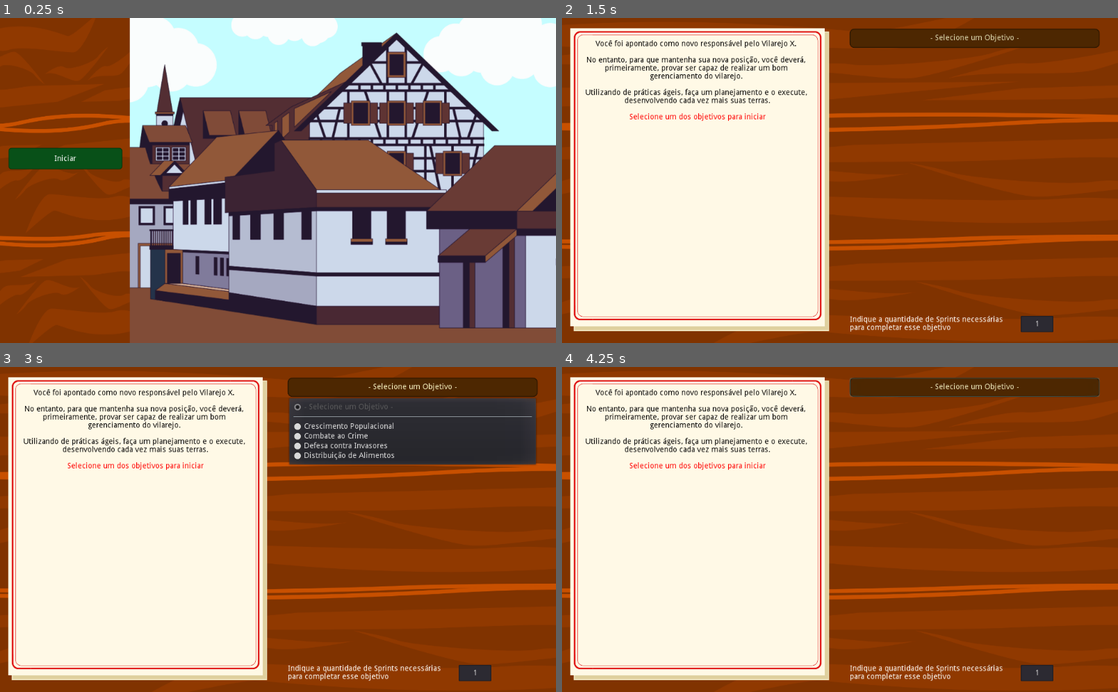
Above: before the commit, frames 1-4 (two rows, left to right).
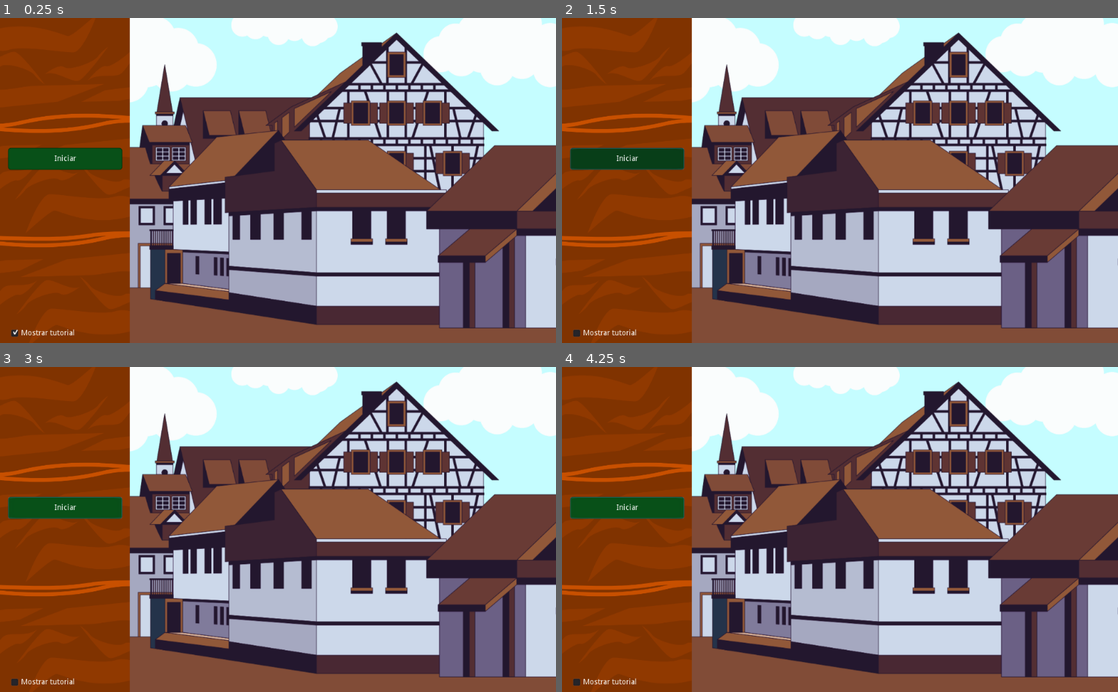
Above: after the commit, the same moments.

Repository: Gebp/TCC
Game: Godot game, scene res://Telas/1-MenuInicial.tscn
The game is run twice, just before and just after one commit, with the same random seed, the same clock (stepped at 60 frames per second) and the same inputs.
Inputs (mouse positions are in pixels of both pictures, inside the frame that each line leads up to):
- Up to frame 1 (0.25 s): no input
- Up to frame 2 (1.5 s): click (578, 333) at 0.5 s, where only the run after the commit has a clickable "Mostrar tutorial"; click "Iniciar" at 1.25 s
- Up to frame 3 (3 s): click (66, 506) at 2 s, where only the run after the commit has a clickable "Iniciar"; click (411, 386) at 2.75 s, where only the run before the commit has a clickable "- Selecione um Objetivo -"
- Up to frame 4 (4.25 s): click (973, 386) at 3.5 s, where only the run before the commit has a clickable "- Selecione um Objetivo -"

The runs differ from the first frame. In frame 1, 0.2% of the frame differs, in the area x 1-22%, y 39-99%; in frame 2, 95%, in the area x 0-100%, y 0-100%; in frame 3, 94%; in frame 4, 95%.

Commit message:
Tutorial p1

Diff:
--- a/Agile_Vilage/Scripts/Btn_scripts/btn_p1.gd
+++ /dev/null
@@ -1,4 +0,0 @@
-extends Control
-
-func _on_Iniciar_pressed():
-	get_tree().change_scene("res://Telas/2-SelecionarObjetivo.tscn")
--- a/Agile_Vilage/Scripts/Singleton/global_var.gd
+++ b/Agile_Vilage/Scripts/Singleton/global_var.gd
@@ -1,4 +1,7 @@
 extends Node2D
+
+# Validador do tutorial
+var tutorial = true
 
 # Contadores e validadores de tempo
 var qtd_sprint = 1
--- /dev/null
+++ b/Agile_Vilage/Scripts/home_page.gd
@@ -0,0 +1,10 @@
+extends Node2D
+
+func _on_CheckBox_pressed():
+	if GlobalVar.tutorial:
+		GlobalVar.tutorial = false
+	else:
+		GlobalVar.tutorial = true
+
+func _on_Iniciar_pressed():
+	get_tree().change_scene("res://Telas/2-SelecionarObjetivo.tscn")
--- a/Agile_Vilage/Scripts/menu_execucao.gd
+++ b/Agile_Vilage/Scripts/menu_execucao.gd
@@ -27,12 +27,12 @@
 	# Set valores iniciais e limites para materiais
 	$Materiais/VidroBar/Vidro.text = str(GlobalVar.vidro) + '/' + str(GlobalVar.limite_vidro)
 	# Set progressão para materiais
-	$Materiais/VidroBar.max_value = GlobalVar.limite_madeira
-	$Materiais/VidroBar.value = GlobalVar.madeira
+	$Materiais/VidroBar.max_value = GlobalVar.limite_vidro
+	$Materiais/VidroBar.value = GlobalVar.vidro
 	# Set valores iniciais e objetivos
 	valida_objetivos()
-	$EnergiaBar.max_value = GlobalVar.limite_vidro
-	$EnergiaBar.value = GlobalVar.vidro
+	$EnergiaBar.max_value = GlobalVar.limite_energia
+	$EnergiaBar.value = GlobalVar.energia
 
 func valida_objetivos():
 	# Qtd de casas
--- a/Agile_Vilage/Scripts/objetivos.gd
+++ b/Agile_Vilage/Scripts/objetivos.gd
@@ -32,22 +32,22 @@
 
 	if i == 0:
 		$Mensagem_inicial/TextoIntro.bbcode_text = texto_padrao + "Durante esse período de teste, informo-lhe que nos últimos …(309 unchanged characters)…
-		$TextObj.text = str('Construa:\n\n5 casas')
-		GlobalVar.obj_casas = 5
+		$TextObj.text = str('Quantidade inicial de energia/ Ações por rodada: 10\n\n--------------------------------------------------------------------------------------------\n\nConstruções:\n\n3 casas\n\n--------------------------------------------------------------------------------------------\n\nCustos:\n\n1 Casa = 10 Madeiras + 4 Vidros + 5 Pedras + 5 Energias')
+		GlobalVar.obj_casas = 3
 		GlobalVar.task = ['Task 1', 'Task 2', 'Task 3', 'Task 4']
 	if i == 1:
 		$Mensagem_inicial/TextoIntro.bbcode_text = texto_padrao + "[color=red]Objetivo 2"
-		$TextObj.text = str('Objetivo 2')
+		$TextObj.text = str('Quantidade inicial de energia/ Ações por rodada: 10\n\n--------------------------------------------------------------------------------------------\n\nConstruções:\n\nX casas\nX torres\n\n--------------------------------------------------------------------------------------------\n\nCustos:\n\n1 Casa = 10 Madeiras + 4 Vidros + 5 Pedras + 5 Energias\n1 Torre = x')
 		$Iniciar_proj.disabled = true
 		$Iniciar_proj/BotaoProx.visible = false
 	if i == 2:
 		$Mensagem_inicial/TextoIntro.bbcode_text = texto_padrao + "[color=red]Objetivo 3"
-		$TextObj.text = str('Objetivo 3')
+		$TextObj.text = str('Quantidade inicial de energia/ Ações por rodada: 10\n\n--------------------------------------------------------------------------------------------\n\nConstruções:\n\nX casas\nX torres\n x muros\n\n--------------------------------------------------------------------------------------------\n\nCustos:\n\n1 Casa = 10 Madeiras + 4 Vidros + 5 Pedras + 5 Energias\n1 Torre = x\n1 Muro = x')
 		$Iniciar_proj.disabled = true
 		$Iniciar_proj/BotaoProx.visible = false
 	if i == 3:
 		$Mensagem_inicial/TextoIntro.bbcode_text = texto_padrao + "[color=red]Objetivo 4"
-		$TextObj.text = str('Objetivo 4')
+		$TextObj.text = str('Quantidade inicial de energia/ Ações por rodada: 10\n\n--------------------------------------------------------------------------------------------\n\nConstruções:\n\nX casas\nX torres\n x muros\nx fazendas\n\n--------------------------------------------------------------------------------------------\n\nCustos:\n\n1 Casa = 10 Madeiras + 4 Vidros + 5 Pedras + 5 Energias\n1 Torre = x\n1 Muro = x\n1 Fazenda = x')
 		$Iniciar_proj.disabled = true
 		$Iniciar_proj/BotaoProx.visible = false
 
--- a/Agile_Vilage/Scripts/plan.gd
+++ b/Agile_Vilage/Scripts/plan.gd
@@ -12,6 +12,9 @@
 		add_child(item)
 		add_task(item)
 		v += 1
+	if GlobalVar.tutorial and GlobalVar.sprint == 0:
+		$Cabecalho/T_plan.stop()
+		$Tutorial/Popup1.popup()
 
 func add_task(item):
 	tasks.append(item)
@@ -27,6 +30,21 @@
 	add_child(item)
 	print(tasks)
 
+# Passagem dos tutoriais
+# -----------------------
+func _on_Popup1_popup_hide():
+	$Tutorial/Popup2.popup()
+
+func _on_Popup2_popup_hide():
+	$Tutorial/Popup3.popup()
+
+func _on_Popup3_popup_hide():
+	$Tutorial/Popup4.popup()
+
+func _on_Popup4_popup_hide():
+	$Cabecalho/T_plan.start()
+# -----------------------
+
 func _on_Executar_pressed():
 	get_tree().change_scene("res://Telas/4-Execucao.tscn")
 
--- a/Agile_Vilage/Scripts/rdn_events.gd
+++ b/Agile_Vilage/Scripts/rdn_events.gd
@@ -10,6 +10,9 @@
 var re_e = RandomNumberGenerator.new()
 
 func _ready():
+	if GlobalVar.tutorial and GlobalVar.sprint == 0 and GlobalVar.dia == 1:
+		$Campos/Menu_lateral/T_exec.stop()
+		$Tutorial/Popup1.popup()
 	# Condição para a sprint 0 ser a mais ideal possível
 	if GlobalVar.sprint > 0:
 		eventos()
@@ -44,3 +47,18 @@
 	# eventos positivos
 	if re_b >= 45:
 		GlobalVar.limite_energia += energia_random()
+
+# Passagem dos tutoriais
+# -----------------------
+func _on_Popup1_popup_hide():
+	$Tutorial/Popup2.popup()
+
+func _on_Popup2_popup_hide():
+	$Tutorial/Popup3.popup()
+
+func _on_Popup3_popup_hide():
+	$Tutorial/Popup4.popup()
+
+func _on_Popup4_popup_hide():
+	$Campos/Menu_lateral/T_exec.start()
+# -----------------------
--- /dev/null
+++ b/Agile_Vilage/Scripts/tutoriais/tutorial_selct.gd
@@ -0,0 +1,18 @@
+extends Node
+
+func _ready():
+	if GlobalVar.tutorial:
+		$Objetivo/Iniciar_proj/BotaoProx.visible = true
+		$Tutorial/Popup0.popup()
+
+func _on_Popup0_popup_hide():
+	$Tutorial/Popup1.popup()
+
+func _on_Popup1_popup_hide():
+	$Tutorial/Popup2.popup()
+
+func _on_Popup2_popup_hide():
+	$Tutorial/Popup3.popup()
+
+func _on_Popup3_popup_hide():
+	$Objetivo/Iniciar_proj/BotaoProx.visible = false
--- a/Agile_Vilage/Telas/1-MenuInicial.tscn
+++ b/Agile_Vilage/Telas/1-MenuInicial.tscn
@@ -3,12 +3,13 @@
 [ext_resource path="res://Imagens/Background/Background Inicio v2.png" type="Texture" id=1]
 [ext_resource path="res://styles/btn.tres" type="Theme" id=2]
 [ext_resource path="res://Imagens/Background/Mesa.png" type="Texture" id=3]
-[ext_resource path="res://Scripts/Btn_scripts/btn_p1.gd" type="Script" id=4]
+[ext_resource path="res://Scripts/home_page.gd" type="Script" id=4]
 
 [sub_resource type="RectangleShape2D" id=1]
 extents = Vector2( 124.5, 308 )
 
 [node name="MenuInicial" type="Node2D"]
+script = ExtResource( 4 )
 
 [node name="Background" type="CanvasLayer" parent="."]
 layer = -1
@@ -22,10 +23,16 @@
 }
 
 [node name="Area2D" type="Area2D" parent="."]
+__meta__ = {
+"_edit_lock_": true
+}
 
 [node name="CollisionPolygon2D" type="CollisionShape2D" parent="Area2D"]
 position = Vector2( 114.5, 298 )
 shape = SubResource( 1 )
+__meta__ = {
+"_edit_lock_": true
+}
 
 [node name="Mesa" type="Sprite" parent="Area2D/CollisionPolygon2D"]
 position = Vector2( 0, 2.00002 )
@@ -36,19 +43,38 @@
 }
 
 [node name="Iniciar" type="Button" parent="."]
-margin_left = 16.0
+margin_left = 15.0
 margin_top = 240.0
 margin_right = 225.0
-margin_bottom = 279.0
+margin_bottom = 280.0
 theme = ExtResource( 2 )
-script = ExtResource( 4 )
+__meta__ = {
+"_edit_lock_": true
+}
 
 [node name="IniciarText" type="Label" parent="Iniciar"]
-margin_left = -1.0
-margin_right = 209.0
+margin_right = 210.0
 margin_bottom = 40.0
 text = "Iniciar"
 align = 1
 valign = 1
+__meta__ = {
+"_edit_lock_": true
+}
 
-[connection signal="pressed" from="Iniciar" to="Iniciar" method="_on_Iniciar_pressed"]
+[node name="CheckBox" type="CheckBox" parent="."]
+margin_left = 15.0
+margin_top = 570.0
+margin_right = 39.0
+margin_bottom = 594.0
+pressed = true
+
+[node name="Label" type="Label" parent="CheckBox"]
+margin_left = 24.0
+margin_right = 210.0
+margin_bottom = 24.0
+text = "Mostrar tutorial"
+valign = 1
+
+[connection signal="pressed" from="Iniciar" to="." method="_on_Iniciar_pressed"]
+[connection signal="pressed" from="CheckBox" to="." method="_on_CheckBox_pressed"]
--- a/Agile_Vilage/Telas/2-SelecionarObjetivo.tscn
+++ b/Agile_Vilage/Telas/2-SelecionarObjetivo.tscn
@@ -1,16 +1,19 @@
-[gd_scene load_steps=8 format=2]
+[gd_scene load_steps=10 format=2]
 
 [ext_resource path="res://Imagens/Background/Mesa.png" type="Texture" id=1]
 [ext_resource path="res://Imagens/Cards/Carta_Intro.png" type="Texture" id=2]
 [ext_resource path="res://Imagens/Btns/Botao_prox.png" type="Texture" id=3]
 [ext_resource path="res://Scripts/objetivos.gd" type="Script" id=4]
+[ext_resource path="res://styles/tutorial_pop_up.tres" type="Theme" id=5]
 [ext_resource path="res://styles/drop_down_list.tres" type="Theme" id=6]
 [ext_resource path="res://styles/sprint_sel.tres" type="Theme" id=7]
+[ext_resource path="res://Scripts/tutoriais/tutorial_selct.gd" type="Script" id=8]
 
 [sub_resource type="RectangleShape2D" id=1]
 extents = Vector2( 36.5, 17.5 )
 
 [node name="SelecionaObjetivo" type="Node2D"]
+script = ExtResource( 8 )
 
 [node name="Background" type="CanvasLayer" parent="."]
 layer = -1
@@ -98,6 +101,103 @@
 scale = Vector2( 0.18, 0.2 )
 texture = ExtResource( 3 )
 
+[node name="Tutorial" type="CanvasLayer" parent="."]
+
+[node name="Popup0" type="PopupDialog" parent="Tutorial"]
+visible = true
+margin_left = 300.0
+margin_top = 225.0
+margin_right = 760.0
+margin_bottom = 345.0
+theme = ExtResource( 5 )
+
+[node name="Label" type="Label" parent="Tutorial/Popup0"]
+self_modulate = Color( 0, 0, 0, 1 )
+margin_left = 5.0
+margin_top = 10.0
+margin_right = 455.0
+margin_bottom = 110.0
+text = "Olá jogador/a!
+Sejá bem vindo como o novo gerente de projeto (Scrum Master)  da nossa vila.
+Para iniciar verifique quais as principais necessidades que nossos aldeões (Product Owner) indicaram como sendo algum problema para a vila e selecione um para resolver (Objetivo)."
+align = 1
+valign = 1
+autowrap = true
+__meta__ = {
+"_edit_lock_": true
+}
+
+[node name="Popup1" type="PopupDialog" parent="Tutorial"]
+visible = true
+margin_left = 530.0
+margin_top = 80.0
+margin_right = 990.0
+margin_bottom = 185.0
+theme = ExtResource( 5 )
+
+[node name="Label" type="Label" parent="Tutorial/Popup1"]
+self_modulate = Color( 0, 0, 0, 1 )
+margin_left = 5.0
+margin_top = 10.0
+margin_right = 455.0
+margin_bottom = 95.0
+text = "Ao abrir a lista objetivos está organizada ordem crescente de dificuldade (menor - maior).
+
+Ao realizar a seleção, logo abaixo da lista, aparecerá os detalhes do que deve ser feito para concluir o objetivo."
+align = 1
+valign = 1
+autowrap = true
+__meta__ = {
+"_edit_lock_": true
+}
+
+[node name="Popup2" type="PopupDialog" parent="Tutorial"]
+visible = true
+margin_left = 530.0
+margin_top = 360.0
+margin_right = 990.0
+margin_bottom = 530.0
+theme = ExtResource( 5 )
+
+[node name="Label" type="Label" parent="Tutorial/Popup2"]
+self_modulate = Color( 0, 0, 0, 1 )
+margin_left = 5.0
+margin_top = 10.0
+margin_right = 455.0
+margin_bottom = 160.0
+
+Geralmente cada Sprint possui 7 dias, mas isso pode variar conforme projeto ou equipe, a recomendação geral é que a duração de uma Sprint não seja muito extensa.
+
+Neste jogo, cada Sprint tem uma duração de 4 dias."
+align = 1
+valign = 1
+autowrap = true
+__meta__ = {
+"_edit_lock_": true
+}
+
+[node name="Popup3" type="PopupDialog" parent="Tutorial"]
+visible = true
+margin_left = 805.0
+margin_top = 460.0
+margin_right = 1015.0
+margin_bottom = 530.0
+theme = ExtResource( 5 )
+
+[node name="Label" type="Label" parent="Tutorial/Popup3"]
+self_modulate = Color( 0, 0, 0, 1 )
+margin_left = 5.0
+margin_top = 10.0
+margin_right = 205.0
+margin_bottom = 60.0
+text = "Quando tudo estiver pronto, clique na seta para avançar para a próxima etapa.."
+align = 1
+valign = 1
+autowrap = true
+__meta__ = {
+"_edit_lock_": true
+}
+
 [connection signal="changed" from="Objetivo/QtdSprint" to="Objetivo" method="_on_QtdSprint_changed"]
 [connection signal="value_changed" from="Objetivo/QtdSprint" to="Objetivo" method="_on_QtdSprint_value_changed"]
 [connection signal="item_selected" from="Objetivo/ListaObj" to="Objetivo" method="_on_ListaObj_item_selected"]
@@ -105,3 +205,7 @@
 [connection signal="mouse_entered" from="Objetivo/Iniciar_proj" to="Objetivo" method="_on_Iniciar_proj_mouse_entered"]
 [connection signal="mouse_exited" from="Objetivo/Iniciar_proj" to="Objetivo" method="_on_Iniciar_proj_mouse_exited"]
 [connection signal="pressed" from="Objetivo/Iniciar_proj" to="Objetivo" method="_on_Iniciar_proj_pressed"]
+[connection signal="popup_hide" from="Tutorial/Popup0" to="." method="_on_Popup0_popup_hide"]
+[connection signal="popup_hide" from="Tutorial/Popup1" to="." method="_on_Popup1_popup_hide"]
+[connection signal="popup_hide" from="Tutorial/Popup2" to="." method="_on_Popup2_popup_hide"]
+[connection signal="popup_hide" from="Tutorial/Popup3" to="." method="_on_Popup3_popup_hide"]
--- a/Agile_Vilage/Telas/3-Planejamento.tscn
+++ b/Agile_Vilage/Telas/3-Planejamento.tscn
@@ -1,8 +1,9 @@
-[gd_scene load_steps=10 format=2]
+[gd_scene load_steps=11 format=2]
 
 [ext_resource path="res://Imagens/Background/Mesa.png" type="Texture" id=1]
 [ext_resource path="res://Imagens/Cards/QuadroKanban.png" type="Texture" id=2]
 [ext_resource path="res://Imagens/Btns/Botao_prox.png" type="Texture" id=3]
+[ext_resource path="res://styles/tutorial_pop_up.tres" type="Theme" id=4]
 [ext_resource path="res://Scripts/menu_plan.gd" type="Script" id=5]
 [ext_resource path="res://Imagens/Cards/Info.png" type="Texture" id=6]
 [ext_resource path="res://Scripts/tk_pos.gd" type="Script" id=7]
@@ -160,7 +161,112 @@
 scale = Vector2( 0.180131, 0.199761 )
 texture = ExtResource( 3 )
 
+[node name="Tutorial" type="CanvasLayer" parent="."]
+
+[node name="Popup1" type="PopupDialog" parent="Tutorial"]
+visible = true
+margin_left = 115.0
+margin_top = 10.0
+margin_right = 475.0
+margin_bottom = 265.0
+theme = ExtResource( 4 )
+
+[node name="Label" type="Label" parent="Tutorial/Popup1"]
+self_modulate = Color( 0, 0, 0, 1 )
+margin_left = 5.0
+margin_top = 10.0
+margin_right = 355.0
+margin_bottom = 245.0
+text = "Dois pontos que sempre deverão ser verificados são o tempo e a Sprint.
+
+O tempo indica a quantidade de segundos que você terá, para montar seu planjemento.
+
+O número da Sprint indicará em qual fase do projeto você estará.
+
+Como pode ser observado, o jogo se inicia na Sprint 0. Essa é uma Sprint de inicialição do Projeto, normalmente nessa etapa são definidas as principais entregas do projeto, juntamente ao resultado final do projeto."
+align = 1
+valign = 1
+autowrap = true
+__meta__ = {
+"_edit_lock_": true
+}
+
+[node name="Popup2" type="PopupDialog" parent="Tutorial"]
+visible = true
+margin_left = 380.0
+margin_top = 200.0
+margin_right = 740.0
+margin_bottom = 505.0
+theme = ExtResource( 4 )
+
+[node name="Label" type="Label" parent="Tutorial/Popup2"]
+self_modulate = Color( 0, 0, 0, 1 )
+margin_left = 5.0
+margin_top = 10.0
+margin_right = 365.0
+margin_bottom = 296.0
+text = "A próxima coisa a se observar é o quadro Kanban.
+
+O quadro consiste, normalmente, de 3 colunas indicando em que fase, ou status, se econtram as atividades do projeto, sendo elas:
+1. To-Do: Atividades que ainda não foram iniciadas;
+2. Doing: Atividades que estão em desenvolvimento;
+3. Done: Atividades que foram concluídas.
+
+É muito importante que esse quadro esteja sempre atualizado, pois quando ele é utilizado em projetos, ele serve como referência rápida para identificação do status das atividades, tanto pelos membros da equipe, quanto para gestores e gerentes de projeto, ou seja, atividades inseridas em locais indevidos podem gerar a falsa impressão de que algo não foi inciado, ainda está em desenvolvimento ou já foi concluído. "
+align = 1
+valign = 1
+autowrap = true
+__meta__ = {
+"_edit_lock_": true
+}
+
+[node name="Popup3" type="PopupDialog" parent="Tutorial"]
+visible = true
+margin_left = 10.0
+margin_top = 375.0
+margin_right = 370.0
+margin_bottom = 475.0
+theme = ExtResource( 4 )
+
+[node name="Label" type="Label" parent="Tutorial/Popup3"]
+self_modulate = Color( 0, 0, 0, 1 )
+margin_top = 10.0
+margin_right = 360.0
+margin_bottom = 90.0
+text = "Pop up sobre os cards"
+align = 1
+valign = 1
+autowrap = true
+__meta__ = {
+"_edit_lock_": true
+}
+
+[node name="Popup4" type="PopupDialog" parent="Tutorial"]
+visible = true
+margin_left = 650.0
+margin_top = 440.0
+margin_right = 1010.0
+margin_bottom = 540.0
+theme = ExtResource( 4 )
+
+[node name="Label" type="Label" parent="Tutorial/Popup4"]
+self_modulate = Color( 0, 0, 0, 1 )
+margin_top = 10.0
+margin_right = 360.0
+margin_bottom = 90.0
+text = "Pop up sobre os botão próximo"
+align = 1
+valign = 1
+autowrap = true
+__meta__ = {
+"_edit_lock_": true
+}
+
 [connection signal="timeout" from="Cabecalho/T_plan" to="Cabecalho" method="_on_T_plan_timeout"]
 [connection signal="mouse_entered" from="Executar" to="." method="_on_Executar_mouse_entered"]
 [connection signal="mouse_exited" from="Executar" to="." method="_on_Executar_mouse_exited"]
 [connection signal="pressed" from="Executar" to="." method="_on_Executar_pressed"]
+[connection signal="popup_hide" from="Tutorial/Popup1" to="." method="_on_Popup1_popup_hide"]
+[connection signal="popup_hide" from="Tutorial/Popup2" to="." method="_on_Popup2_popup_hide"]
+[connection signal="popup_hide" from="Tutorial/Popup3" to="." method="_on_Popup3_popup_hide"]
+[connection signal="popup_hide" from="Tutorial/Popup4" to="." method="_on_Popup4_popup_hide"]
--- a/Agile_Vilage/Telas/4-Execucao.tscn
+++ b/Agile_Vilage/Telas/4-Execucao.tscn
@@ -11,18 +11,11 @@
 [ext_resource path="res://styles/pop_up_btn_hover.tres" type="StyleBox" id=9]
 [ext_resource path="res://styles/obj_progress.tres" type="Theme" id=10]
 [ext_resource path="res://styles/progress_bar.tres" type="Theme" id=11]
+[ext_resource path="res://styles/exec_pop_up.tres" type="Theme" id=12]
+[ext_resource path="res://styles/tutorial_pop_up.tres" type="Theme" id=13]
 
 [sub_resource type="RectangleShape2D" id=1]
 extents = Vector2( 66, 308 )
-
-[sub_resource type="ViewportTexture" id=4]
-
-[sub_resource type="ViewportTexture" id=6]
-
-[sub_resource type="Theme" id=5]
-WindowDialog/icons/close = SubResource( 4 )
-WindowDialog/icons/close_highlight = SubResource( 6 )
-WindowDialog/styles/panel = ExtResource( 8 )
 
 [sub_resource type="StyleBoxFlat" id=10]
 bg_color = Color( 0.894118, 0.898039, 0.788235, 1 )
@@ -374,7 +367,7 @@
 margin_top = 1000.0
 margin_right = 375.0
 margin_bottom = 1210.0
-theme = SubResource( 5 )
+theme = ExtResource( 12 )
 __meta__ = {
 "_edit_lock_": true
 }
@@ -501,6 +494,7 @@
 margin_top = 226.0
 margin_right = 383.0
 margin_bottom = 395.0
+hint_tooltip = "Clique para conseguir Madeira"
 __meta__ = {
 "_edit_lock_": true
 }
@@ -565,7 +559,7 @@
 margin_top = 643.0
 margin_right = 756.0
 margin_bottom = 968.0
-theme = SubResource( 5 )
+theme = ExtResource( 12 )
 __meta__ = {
 "_edit_lock_": true
 }
@@ -760,7 +754,7 @@
 margin_top = 644.0
 margin_right = 1502.0
 margin_bottom = 969.0
-theme = SubResource( 5 )
+theme = ExtResource( 12 )
 __meta__ = {
 "_edit_lock_": true
 }
@@ -837,6 +831,92 @@
 position = Vector2( 40, 20 )
 scale = Vector2( 0.180131, 0.199761 )
 texture = ExtResource( 3 )
+
+[node name="Tutorial" type="CanvasLayer" parent="."]
+
+[node name="Popup1" type="PopupDialog" parent="Tutorial"]
+visible = true
+margin_left = 135.0
+margin_top = 5.0
+margin_right = 595.0
+margin_bottom = 130.0
+theme = ExtResource( 13 )
+
+[node name="Label" type="Label" parent="Tutorial/Popup1"]
+self_modulate = Color( 0, 0, 0, 1 )
+margin_top = 15.0
+margin_right = 460.0
+margin_bottom = 110.0
+text = "Pop up sobre a tempo e energia"
+align = 1
+valign = 1
+autowrap = true
+__meta__ = {
+"_edit_lock_": true
+}
+
+[node name="Popup2" type="PopupDialog" parent="Tutorial"]
+visible = true
+margin_left = 135.0
+margin_top = 150.0
+margin_right = 595.0
+margin_bottom = 275.0
+theme = ExtResource( 13 )
+
+[node name="Label" type="Label" parent="Tutorial/Popup2"]
+self_modulate = Color( 0, 0, 0, 1 )
+margin_top = 15.0
+margin_right = 460.0
+margin_bottom = 110.0
+text = "Pop up sobre recursos e materiais"
+align = 1
+valign = 1
+autowrap = true
+__meta__ = {
+"_edit_lock_": true
+}
+
+[node name="Popup3" type="PopupDialog" parent="Tutorial"]
+visible = true
+margin_left = 135.0
+margin_top = 400.0
+margin_right = 595.0
+margin_bottom = 525.0
+theme = ExtResource( 13 )
+
+[node name="Label" type="Label" parent="Tutorial/Popup3"]
+self_modulate = Color( 0, 0, 0, 1 )
+margin_top = 15.0
+margin_right = 460.0
+margin_bottom = 110.0
+text = "Pop up sobre a construções e objetivos"
+align = 1
+valign = 1
+autowrap = true
+__meta__ = {
+"_edit_lock_": true
+}
+
+[node name="Popup4" type="PopupDialog" parent="Tutorial"]
+visible = true
+margin_left = 550.0
+margin_top = 400.0
+margin_right = 1010.0
+margin_bottom = 525.0
+theme = ExtResource( 13 )
+
+[node name="Label" type="Label" parent="Tutorial/Popup4"]
+self_modulate = Color( 0, 0, 0, 1 )
+margin_top = 15.0
+margin_right = 460.0
+margin_bottom = 110.0
+text = "Pop up sobre o botão próximo"
+align = 1
+valign = 1
+autowrap = true
+__meta__ = {
+"_edit_lock_": true
+}
 
 [connection signal="timeout" from="Campos/Menu_lateral/T_exec" to="Campos/Menu_lateral" method="_on_T_exec_timeout"]
 [connection signal="timeout" from="Campos/Menu_lateral/T_exec" to="Campos/Menu_lateral" method="_on_Timer_timeout"]
@@ -858,3 +938,7 @@
 [connection signal="mouse_entered" from="Continuar" to="Continuar" method="_on_Continuar_mouse_entered"]
 [connection signal="mouse_exited" from="Continuar" to="Continuar" method="_on_Continuar_mouse_exited"]
 [connection signal="pressed" from="Continuar" to="Continuar" method="_on_Continuar_pressed"]
+[connection signal="popup_hide" from="Tutorial/Popup1" to="." method="_on_Popup1_popup_hide"]
+[connection signal="popup_hide" from="Tutorial/Popup2" to="." method="_on_Popup2_popup_hide"]
+[connection signal="popup_hide" from="Tutorial/Popup3" to="." method="_on_Popup3_popup_hide"]
+[connection signal="popup_hide" from="Tutorial/Popup4" to="." method="_on_Popup4_popup_hide"]
--- /dev/null
+++ b/Agile_Vilage/styles/exec_pop_up.tres
@@ -0,0 +1,12 @@
+[gd_resource type="Theme" load_steps=4 format=2]
+
+[ext_resource path="res://styles/pop_up.tres" type="StyleBox" id=1]
+
+[sub_resource type="ViewportTexture" id=4]
+
+[sub_resource type="ViewportTexture" id=6]
+
+[resource]
+WindowDialog/icons/close = SubResource( 4 )
+WindowDialog/icons/close_highlight = SubResource( 6 )
+WindowDialog/styles/panel = ExtResource( 1 )
--- /dev/null
+++ b/Agile_Vilage/styles/tutorial_pop_up.tres
@@ -0,0 +1,17 @@
+[gd_resource type="Theme" load_steps=2 format=2]
+
+[sub_resource type="StyleBoxFlat" id=1]
+bg_color = Color( 0.988235, 0.992157, 0.94902, 1 )
+border_width_left = 2
+border_width_top = 2
+border_width_right = 2
+border_width_bottom = 2
+border_color = Color( 0.796078, 0.0745098, 0.0745098, 1 )
+border_blend = true
+corner_radius_top_left = 8
+corner_radius_top_right = 8
+corner_radius_bottom_right = 8
+corner_radius_bottom_left = 8
+
+[resource]
+PopupDialog/styles/panel = SubResource( 1 )
Not shown: 1 places in Agile_Vilage/Telas/4-Execucao.tscn that only renumber resources
